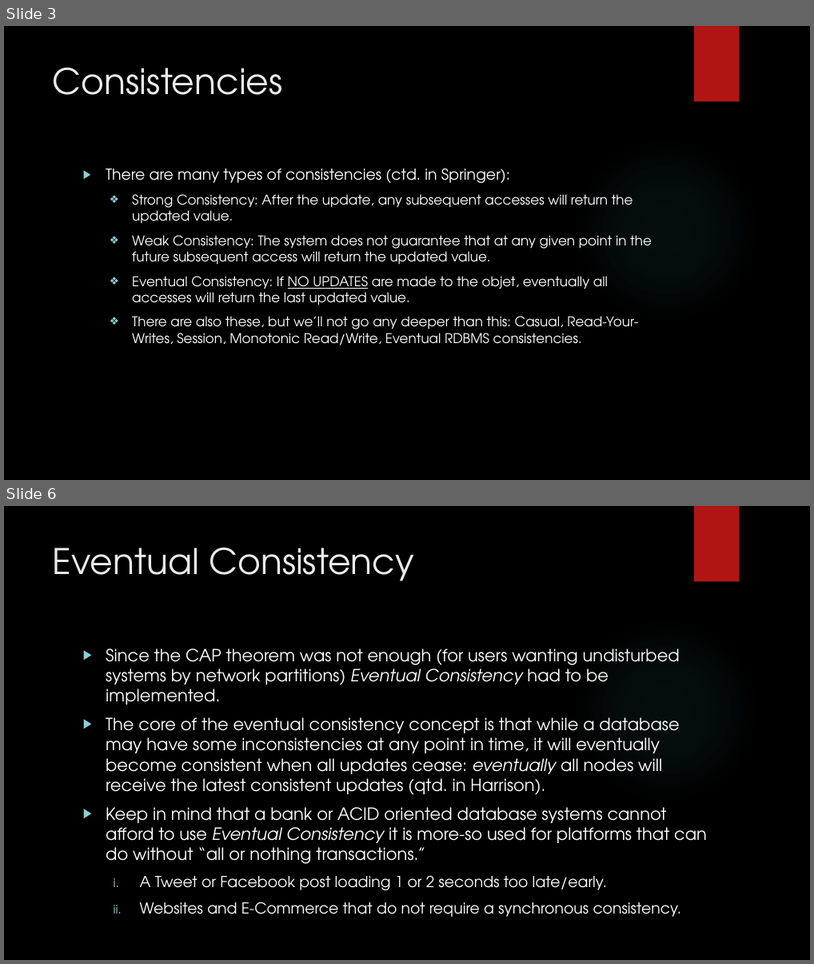
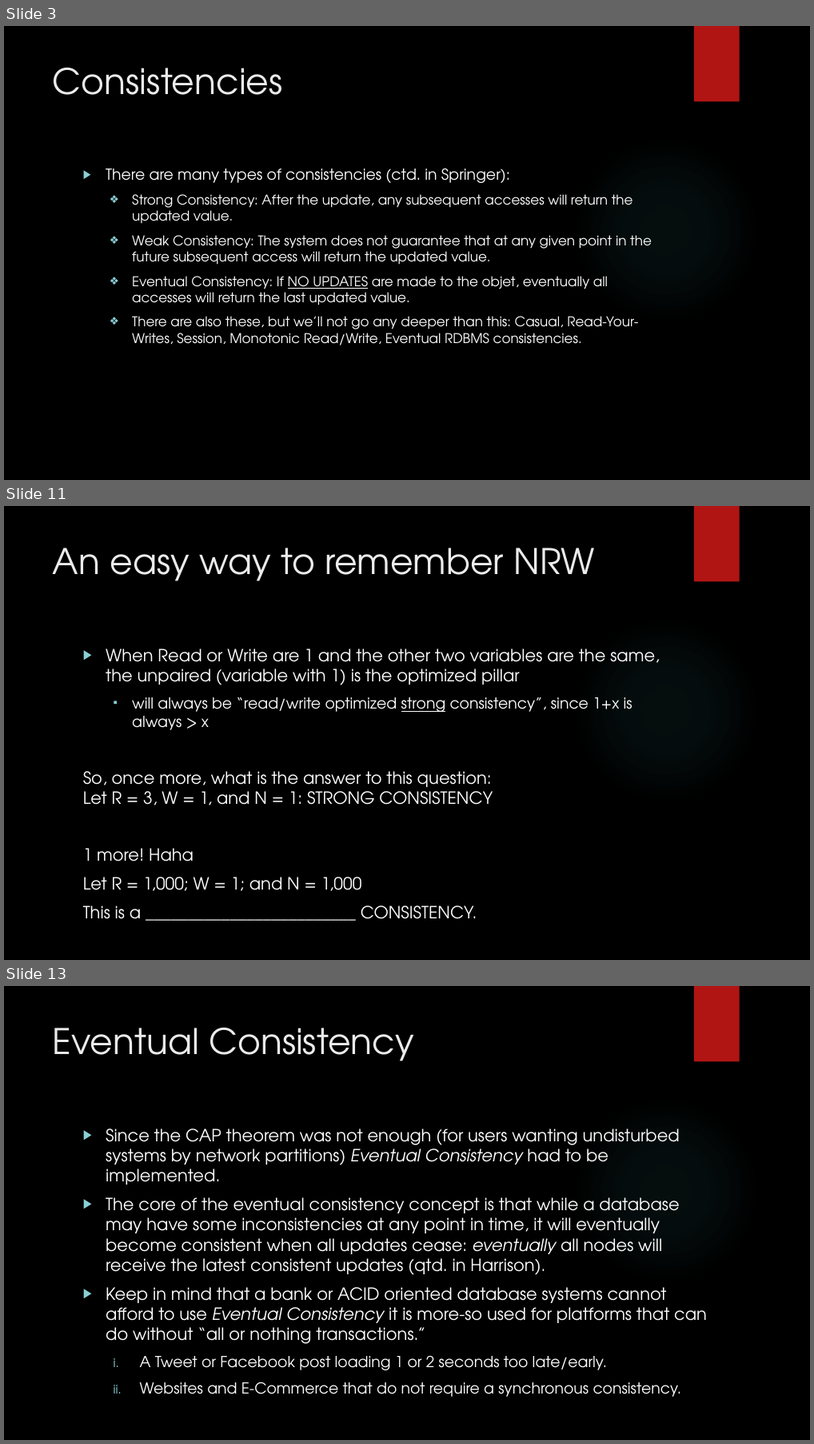
Before and after one commit to MaxWOU/cs364pptx, a slide deck: group6slidshow.pptx. Shown one above the other, each under a label of ours: slides 3 and 6 before the commit, slides 3, 11 and 13 after it; the slides between them are not shown. The pictures are 814x964 and 814x1444 pixels, drawn with LibreOffice and Linux fonts; fonts in the diff are those of the drawing; background and template pictures are left out. Boxes give left, top, right and bottom in pixels: in the first picture for what was removed or moved away, otherwise in the second. Text is boxed around its words. In the diff, an @@ line names an element or a change of style, - is before the commit and + after.

```diff
--- a/group6slidshow.pptx
+++ b/group6slidshow.pptx
@@ slide 11 added at (x1=4, y1=506, x2=810, y2=960), background picture (left out); not listed: 2 template elements that a slide beside it also shows @@
@@ title added at (x1=53, y1=548, x2=595, y2=581), 42 pt, text #EBEBEB @@
+An easy way to remember NRW
@@ text added at (x1=83, y1=648, x2=660, y2=919), 20 pt, text #FFFFFF @@
+▶ When Read or Write are 1 and the other two variables are the same, the unpaired (variable with 1) is the optimized pillar
+  ▪ will always be “read/write optimized strong consistency”, since 1+x is always > x
+So, once more, what is the answer to this question:
+Let R = 3, W = 1, and N = 1: STRONG CONSISTENCY
+1 more! Haha
+Let R = 1,000; W = 1; and N = 1,000
+This is a _________________________ CONSISTENCY.
@@ what was slide 6 is now slide 13 @@
```
Also in this commit, not shown: 2 slides changed, 6 other slides added.
